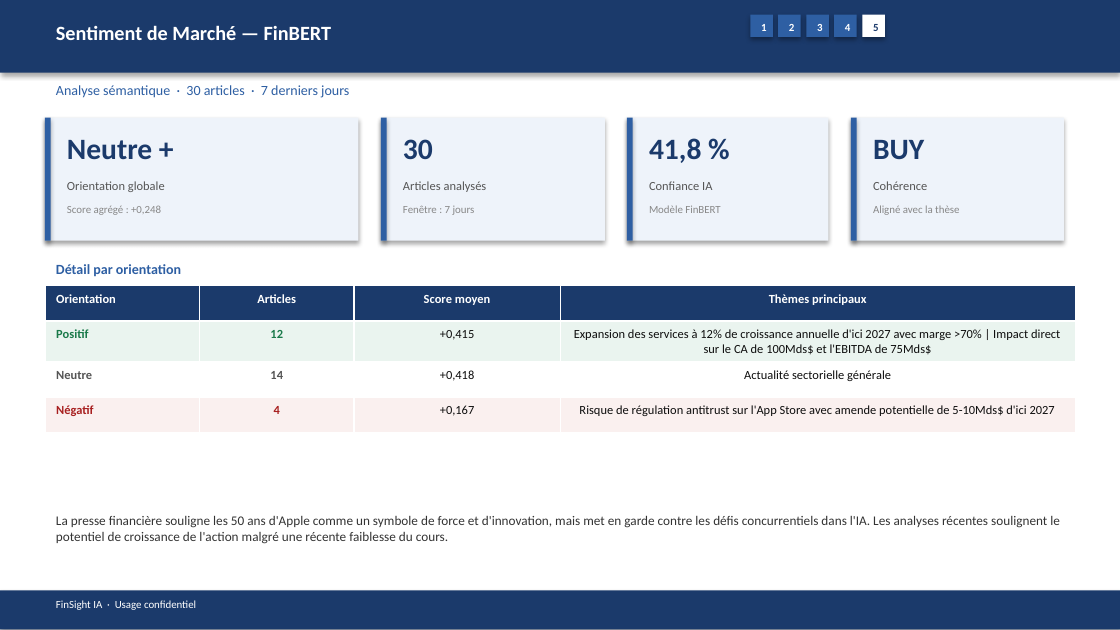
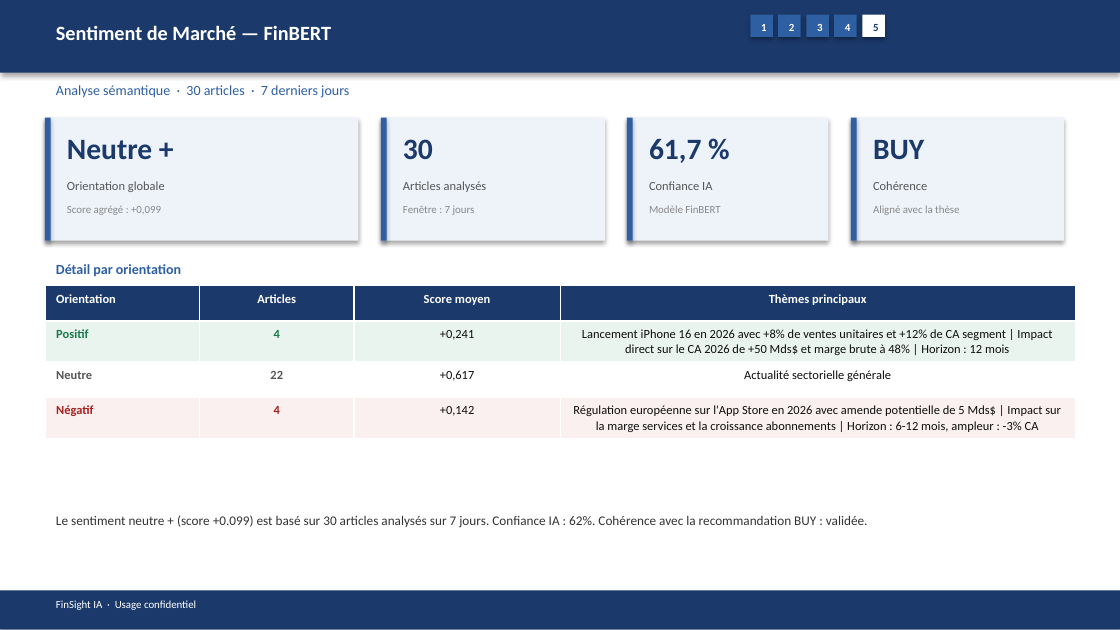
Before and after one commit to baptistejeh07-art/finsight-ia, a slide deck: slide 18 of preview/AAPL/AAPL_pitchbook.pptx. Drawn at 1120x630 pixels with LibreOffice and Linux fonts; fonts in the diff are those of the drawing. Boxes give left, top, right and bottom in pixels: in the first picture for what was removed or moved away, otherwise in the second. Text is boxed around its words. In the diff, an @@ line names an element or a change of style, - is before the commit and + after.

```diff
--- a/preview/AAPL/AAPL_pitchbook.pptx
+++ b/preview/AAPL/AAPL_pitchbook.pptx
@@ text at box(649, 139, 701, 163): text changed @@
-41,8 %
+61,7 %
@@ text at box(67, 206, 161, 215): text changed @@
-Score agrégé : +0,248
+Score agrégé : +0,099
@@ table at box(45, 286, 1075, 436) @@
-row 2: Positif | 12 | +0,415 | Expansion des services à 12% de croissance annuelle d'ici 2027 avec marge >70% | Impact direct sur le CA de 100Mds$ et l'EBITDA de 75Mds$
+row 2: Positif | 4 | +0,241 | Lancement iPhone 16 en 2026 avec +8% de ventes unitaires et +12% de CA segment | Impact direct sur le CA 2026 de +50 Mds$ et marge brute à 48% | Horizon : 12 mois
-row 3, column 2: 14
+row 3, column 2: 22
-row 3, column 3: +0,418
+row 3, column 3: +0,617
-row 4, column 3: +0,167
+row 4, column 3: +0,142
-row 4, column 4: Risque de régulation antitrust sur l'App Store avec amende potentielle de 5-10Mds$ d'ici 2027
+row 4, column 4: Régulation européenne sur l'App Store en 2026 avec amende potentielle de 5 Mds$ | Impact sur la marge services et la croissance abonnements | Horizon : 6-12 mois, ampleur : -3% CA
@@ text at box(56, 515, 868, 528): text changed @@
-La presse financière souligne les 50 ans d'Apple comme un symbole de force et d'innovation, mais met en garde contre les défis concurrentiels dans l'IA. Les analyses récentes soulignent le potentiel de croissance de l'action malgré une récente faiblesse du cours.
+Le sentiment neutre + (score +0.099) est basé sur 30 articles analysés sur 7 jours. Confiance IA : 62%. Cohérence avec la recommandation BUY : validée.
```
Also in this commit, not shown: 13 other slides changed, 4 other files.
